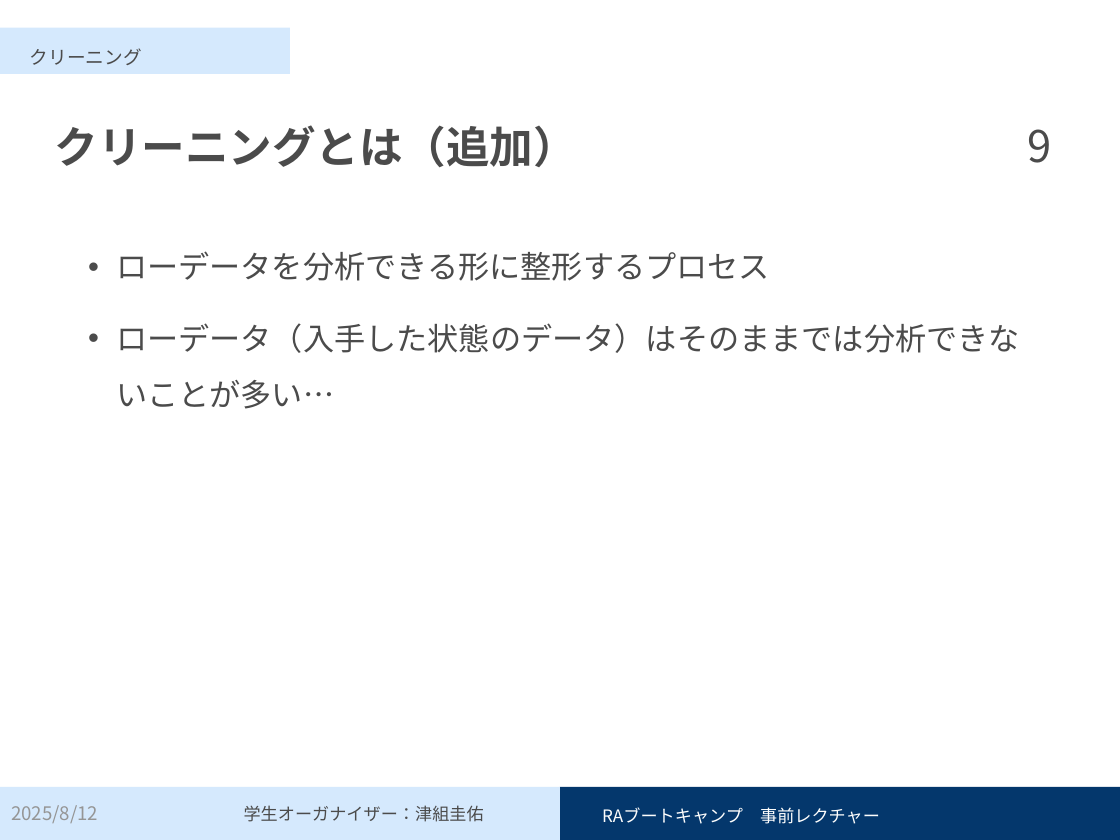
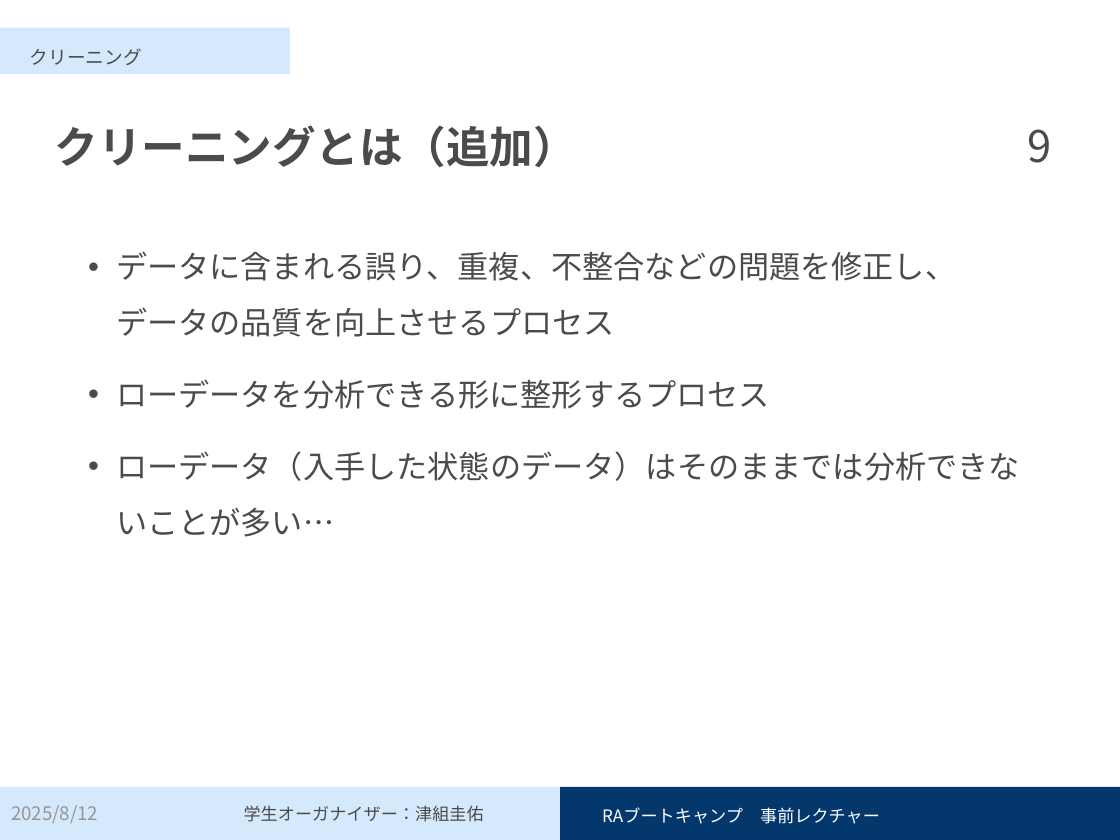
Before and after one commit to Keisuke-Tsugumi/pre-lecture, a slide deck: slide 9 of 事前レクチャー_スライド.pptx. Drawn at 1120x840 pixels with LibreOffice and Linux fonts; fonts in the diff are those of the drawing. Boxes give left, top, right and bottom in pixels: in the first picture for what was removed or moved away, otherwise in the second. Text is boxed around its words. In the diff, an @@ line names an element or a change of style, - is before the commit and + after.

```diff
--- a/事前レクチャー_スライド.pptx
+++ b/事前レクチャー_スライド.pptx
@@ text at bbox=[116, 251, 956, 337]: paragraph added @@
+• データに含まれる誤り、重複、不整合などの問題を修正し、
+  データの品質を向上させるプロセス
```
Also in this commit, not shown: 2 other slides changed.
